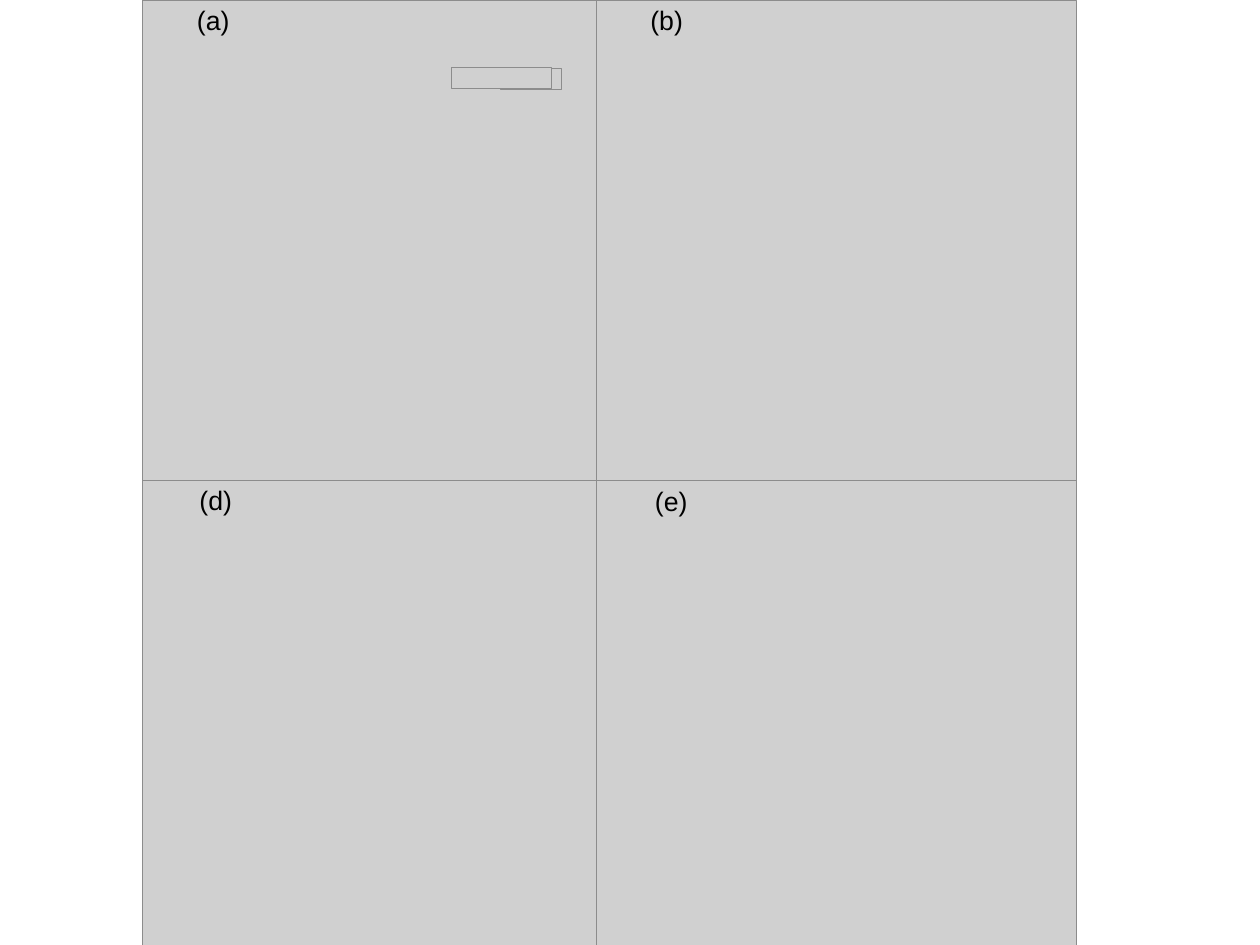
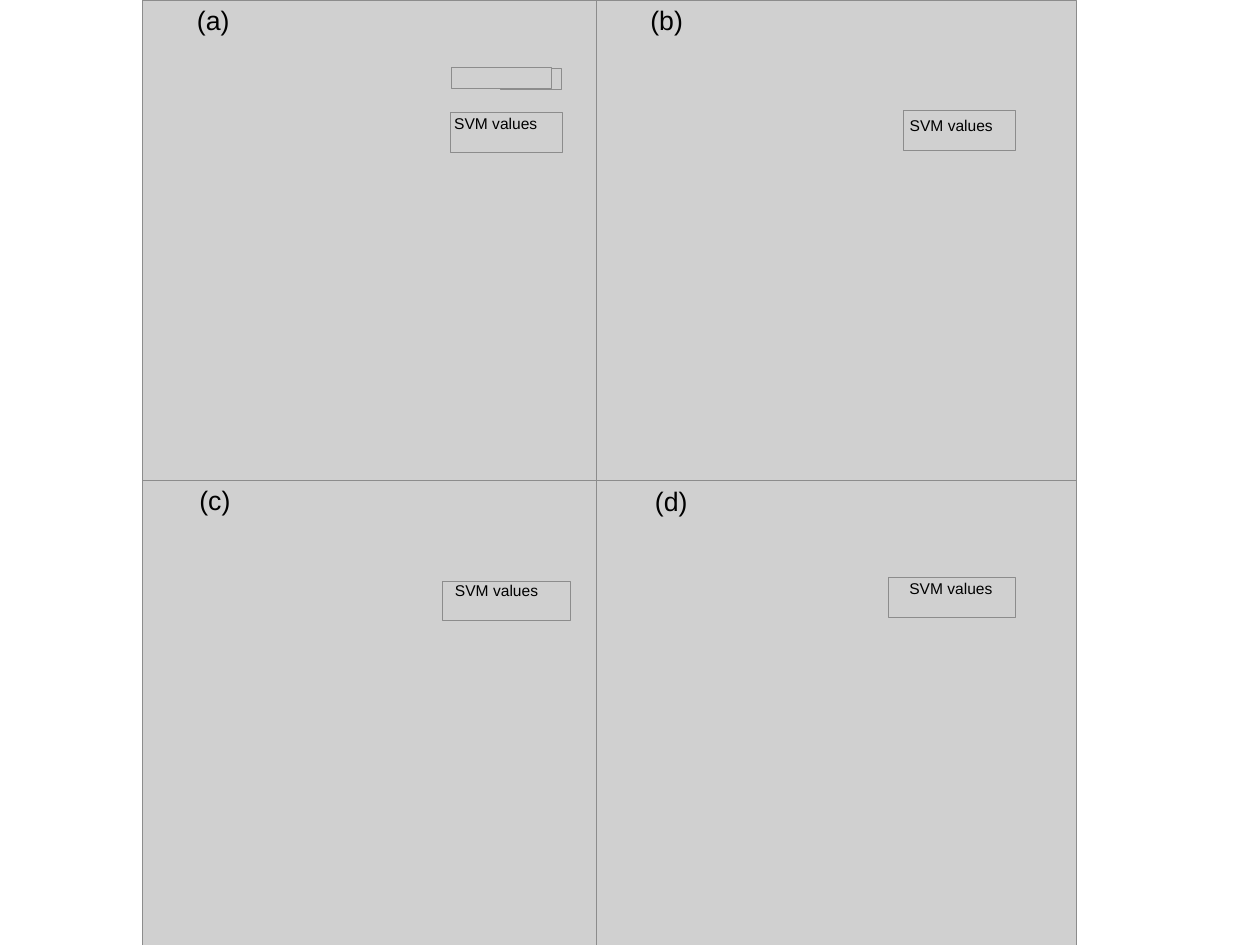
Before and after one commit to Bgolearn/CodeDemo, a slide deck: slide 1 of multiobject_examples_book/MO_EHVI/fig.pptx. Drawn at 1260x945 pixels with LibreOffice and Linux fonts; fonts in the diff are those of the drawing; grey boxes stand for pictures. Boxes give left, top, right and bottom in pixels: in the first picture for what was removed or moved away, otherwise in the second. Text is boxed around its words. In the diff, an @@ line names an element or a change of style, - is before the commit and + after.

```diff
--- a/multiobject_examples_book/MO_EHVI/fig.pptx
+++ b/multiobject_examples_book/MO_EHVI/fig.pptx
@@ picture added at [450, 113, 562, 153] @@
@@ text added at [454, 117, 537, 129], 14 pt, text #000000 @@
+SVM values
@@ picture added at [904, 111, 1015, 151] @@
@@ text added at [910, 119, 993, 131], 14 pt, text #000000 @@
+SVM values
@@ text at [199, 490, 230, 516]: text changed @@
-(d)
+(c)
@@ text at [655, 491, 688, 516]: text changed @@
-(e)
+(d)
@@ picture added at [442, 581, 570, 621] @@
@@ text added at [455, 584, 538, 596], 14 pt, text #000000 @@
+SVM values
@@ picture added at [888, 578, 1015, 618] @@
@@ text added at [909, 582, 992, 594], 14 pt, text #000000 @@
+SVM values
```
Also in this commit, not shown: 1 slide added, 56 other files.
